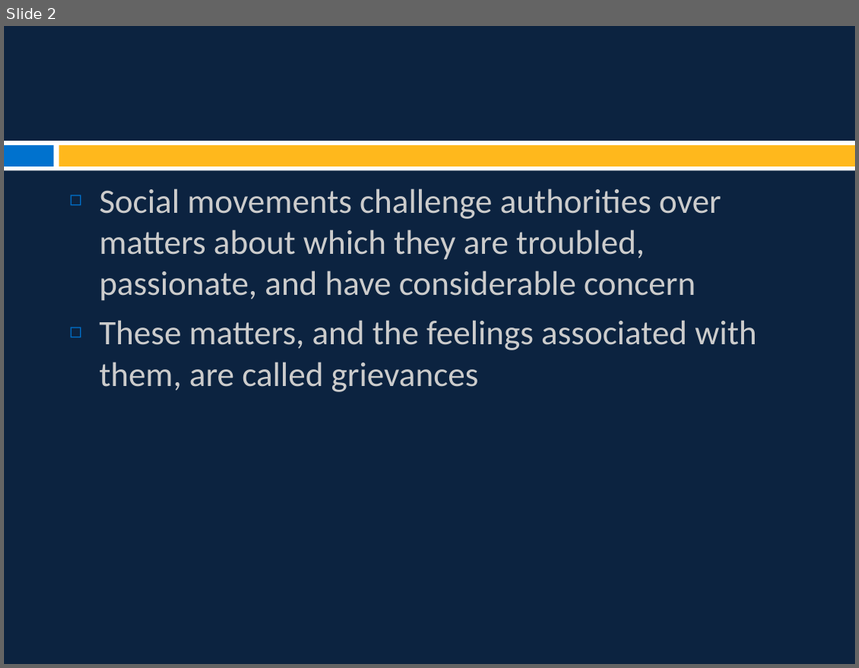
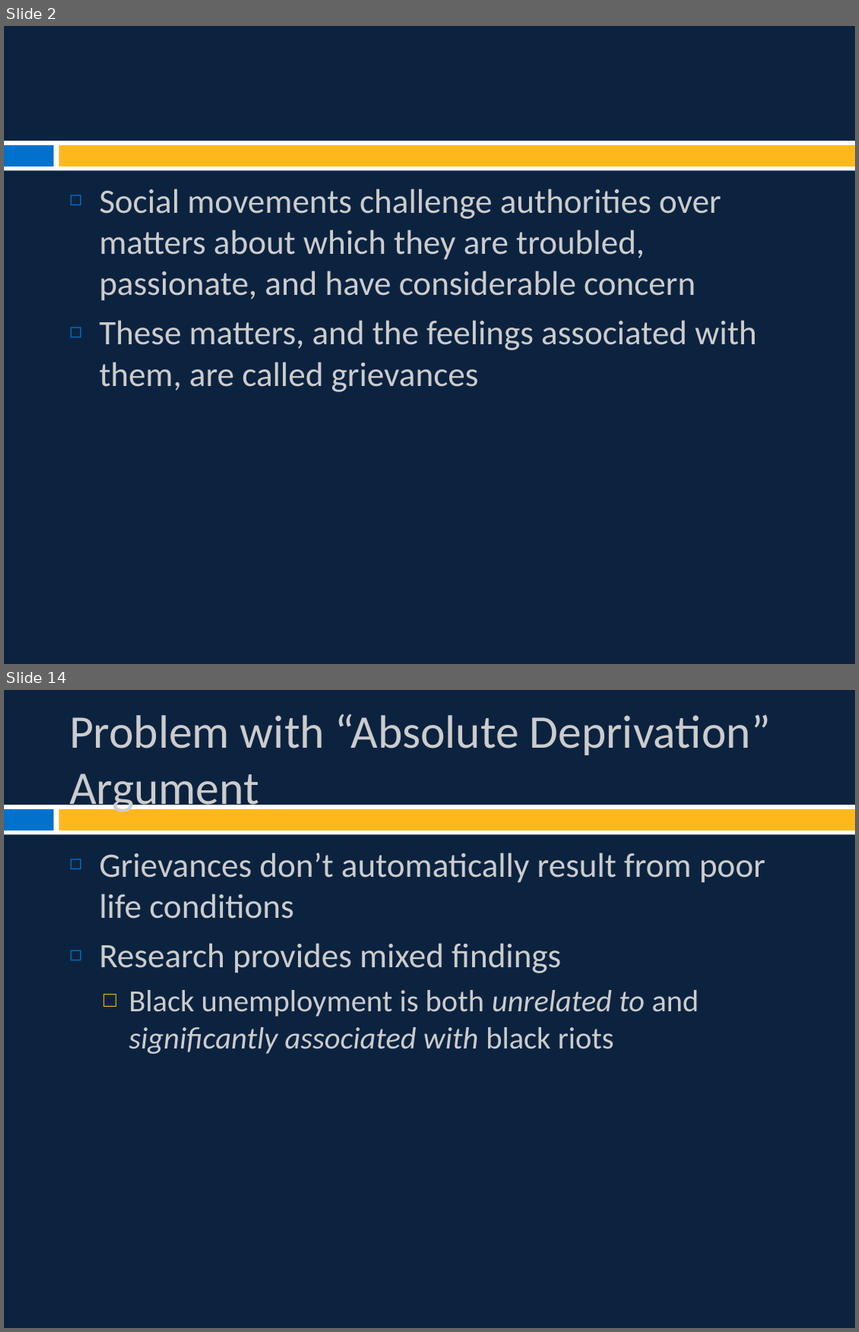
Before and after one commit to burrelvannjr/movements_csuf, a slide deck: ppts/Chapter 2 Slides.pptx. Shown one above the other, each under a label of ours: slide 2 before the commit, slides 2 and 14 after it; the slides between them are not shown. The pictures are 859x668 and 859x1332 pixels, drawn with LibreOffice and Linux fonts; fonts in the diff are those of the drawing. Boxes give left, top, right and bottom in pixels: in the first picture for what was removed or moved away, otherwise in the second. Text is boxed around its words. In the diff, an @@ line names an element or a change of style, - is before the commit and + after.

```diff
--- a/ppts/Chapter 2 Slides.pptx
+++ b/ppts/Chapter 2 Slides.pptx
@@ slide 14 added at (4,690,855,1328), background #0C2340; not listed: 3 template elements that a slide beside it also shows @@
@@ title added at (69,714,771,815), 39.6 pt, text #CCCCCC @@
+Problem with “Absolute Deprivation” Argument
@@ text added at (99,853,766,1054), 29 pt, text #CCCCCC @@
+◻ Grievances don’t automatically result from poor life conditions
+◻ Research provides mixed findings
+  □ Black unemployment is both unrelated to and significantly associated with black riots
```
Also in this commit, not shown: 9 slides changed, 4 other slides added.
